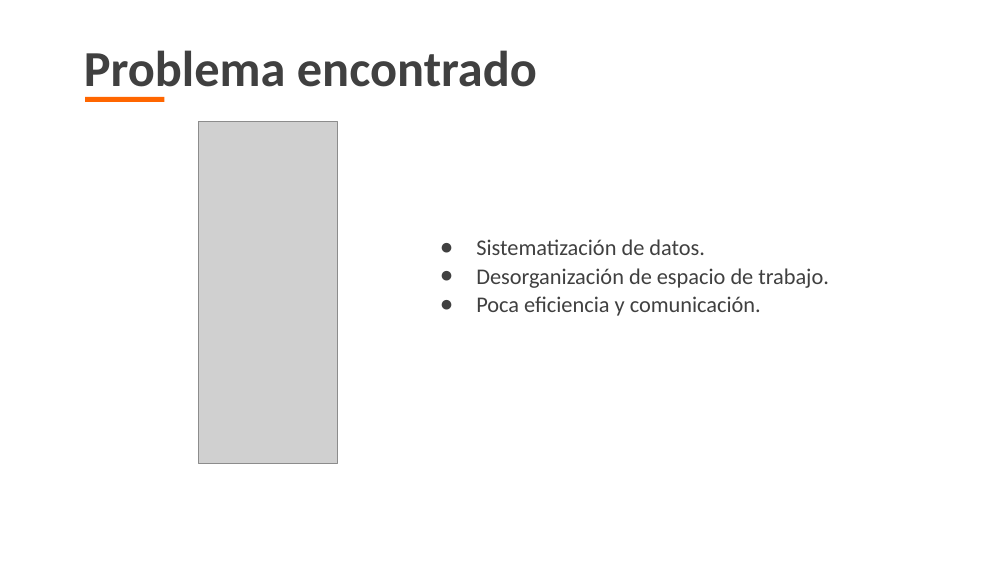
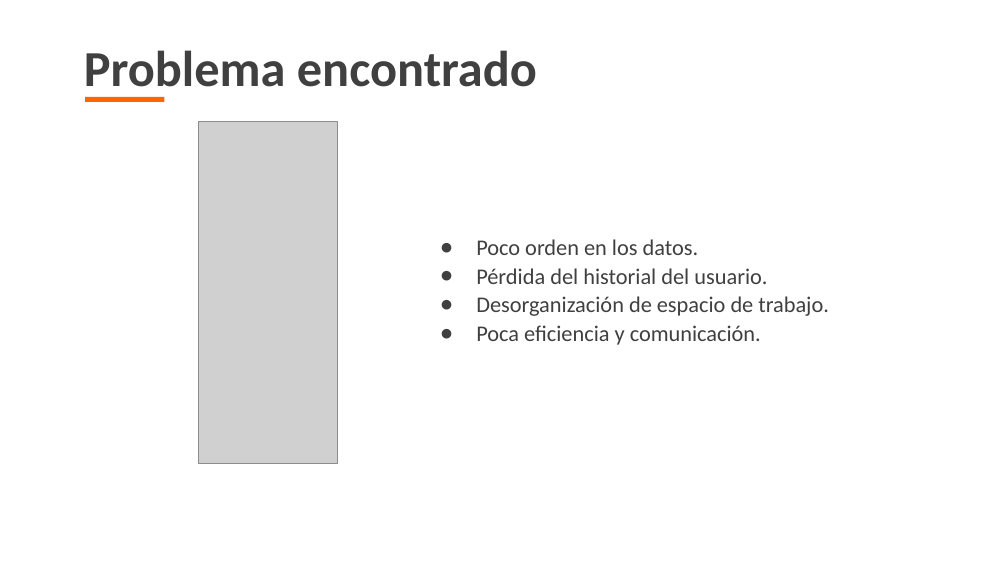
Before and after one commit to CG787/DATA_FILTER, a slide deck: slide 7 of Carpeta Documentos/GC-F-004_Formato_Plantilla_Presentación_Power_Point_V.06.pptx. Drawn at 1008x567 pixels with LibreOffice and Linux fonts; fonts in the diff are those of the drawing; grey boxes stand for pictures; background and template pictures are left out. Boxes give left, top, right and bottom in pixels: in the first picture for what was removed or moved away, otherwise in the second. Text is boxed around its words. In the diff, an @@ line names an element or a change of style, - is before the commit and + after.

```diff
--- a/Carpeta Documentos/GC-F-004_Formato_Plantilla_Presentación_Power_Point_V.06.pptx
+++ b/Carpeta Documentos/GC-F-004_Formato_Plantilla_Presentación_Power_Point_V.06.pptx
@@ text at (476, 239, 767, 284): text changed @@
-● Sistematización de datos.
+● Poco orden en los datos.
+● Pérdida del historial del usuario.
```
Also in this commit, not shown: 5 other slides changed, 1 slide added, 2 other files.
